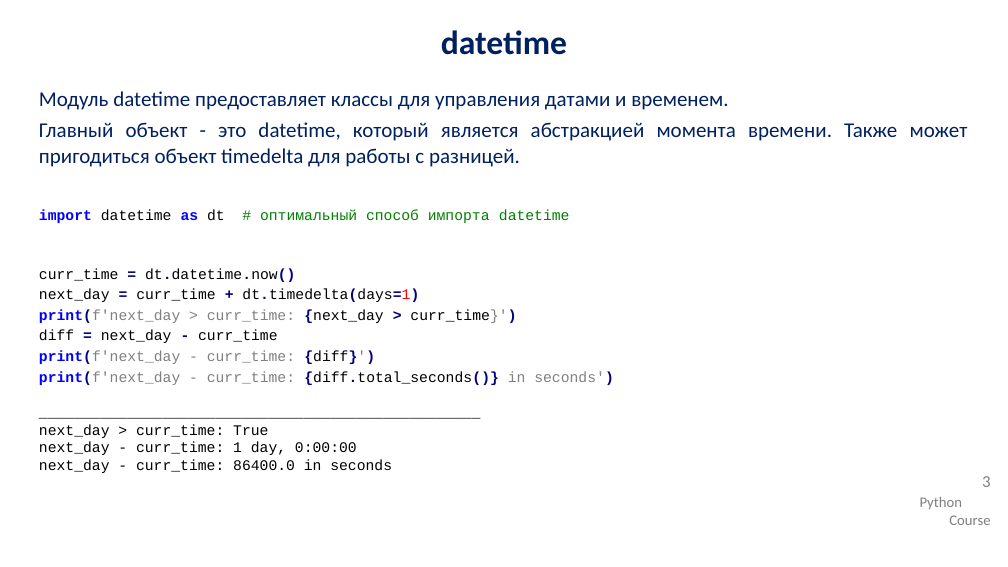
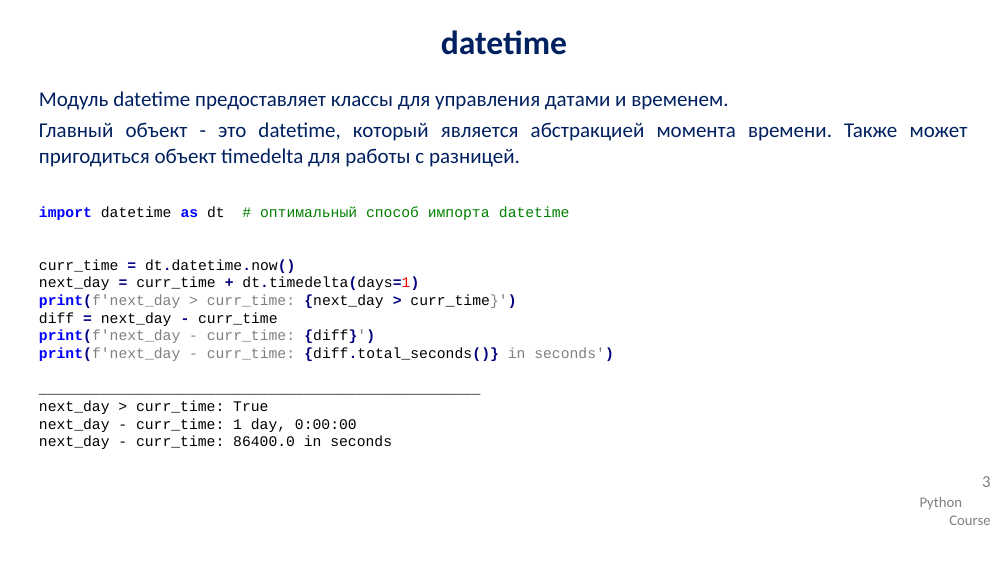
Before and after one commit to IlyaOrlov/PythonCourse2.0_August22, a slide deck: slide 3 of Lectures/py_lec_9.pptx. Drawn at 1008x567 pixels with LibreOffice and Linux fonts; fonts in the diff are those of the drawing; background and template pictures are left out. Boxes give left, top, right and bottom in pixels: in the first picture for what was removed or moved away, otherwise in the second. Text is boxed around its words. In the diff, an @@ line names an element or a change of style, - is before the commit and + after.

```diff
--- a/Lectures/py_lec_9.pptx
+++ b/Lectures/py_lec_9.pptx
@@ text at <box>39,206,614,361</box>: less space between paragraphs @@
```
Also in this commit, not shown: 2 other slides changed, 2 other files.
